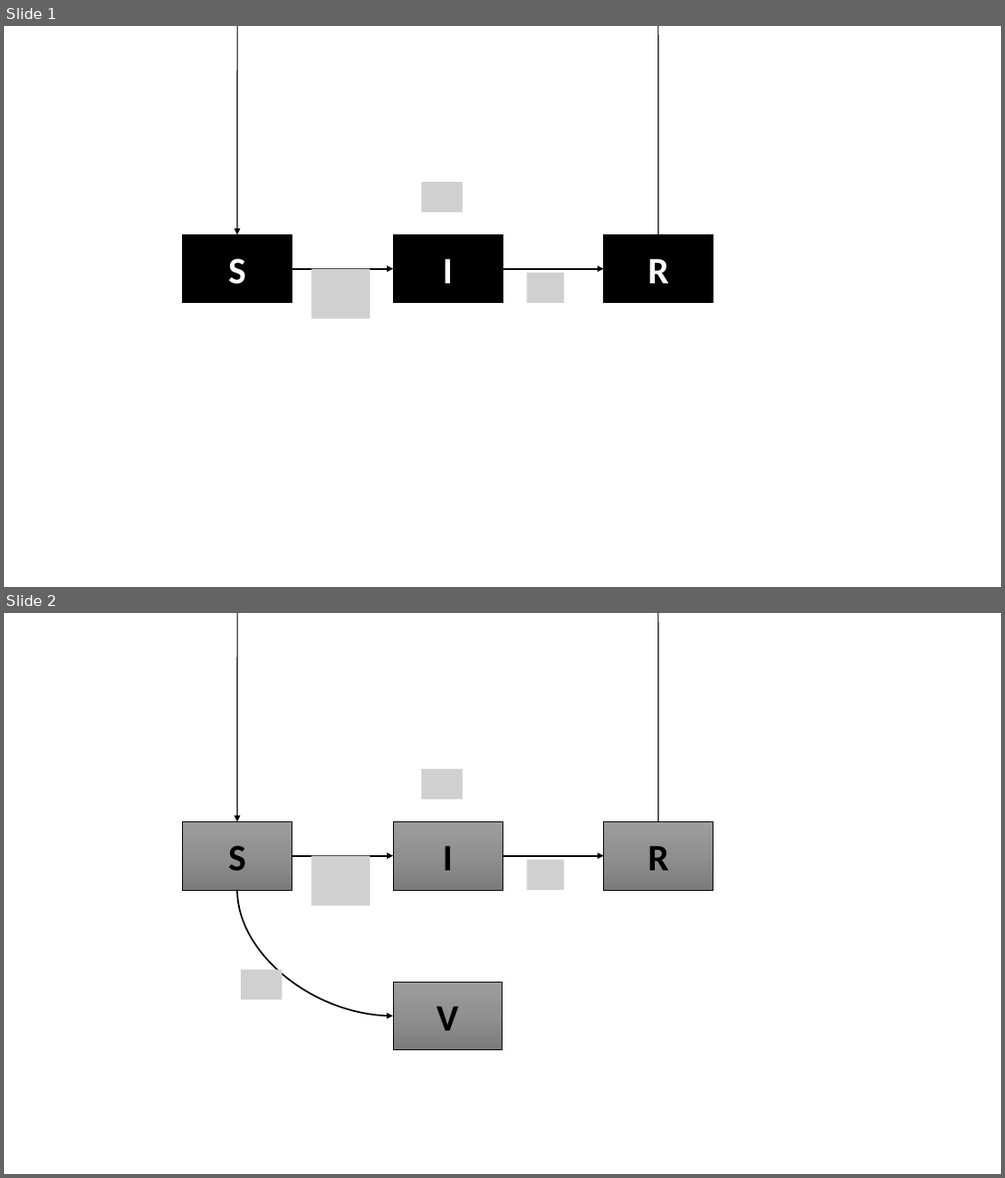
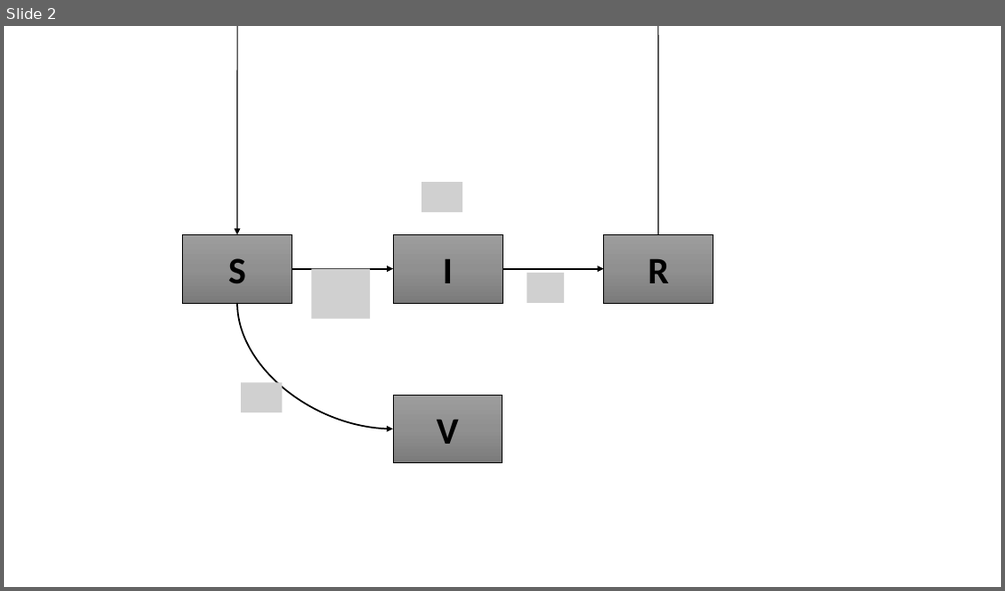
Before and after one commit to pao-pipat/Group-6-project---Interdisciplinary-research, a slide deck: Model_diagram.pptx. Shown one above the other, each under a label of ours: slides 1 and 2 before the commit, slide 2 after it. The pictures are 1005x1178 and 1005x591 pixels, drawn with LibreOffice and Linux fonts; fonts in the diff are those of the drawing; grey boxes stand for pictures. Boxes give left, top, right and bottom in pixels: in the first picture for what was removed or moved away, otherwise in the second. Text is boxed around its words. In the diff, an @@ line names an element or a change of style, - is before the commit and + after.

```diff
--- a/Model_diagram.pptx
+++ b/Model_diagram.pptx
@@ slide 1 removed at (4, 26, 1001, 587), background #FFFFFF @@
@@ picture removed at (422, 183, 463, 212) @@
@@ rectangle removed at (183, 234, 291, 303) @@
-S
@@ curved arrow removed from (658, 234) to (237, 234) @@
@@ rectangle removed at (393, 234, 502, 303) @@
-I
@@ rectangle removed at (604, 234, 713, 303) @@
-R
@@ arrow removed from (291, 269) to (393, 269) @@
@@ picture removed at (311, 269, 370, 319) @@
@@ arrow removed from (502, 269) to (604, 269) @@
@@ picture removed at (526, 273, 564, 303) @@
```
Also in this commit, not shown: 1 slide added, 1 other file.
